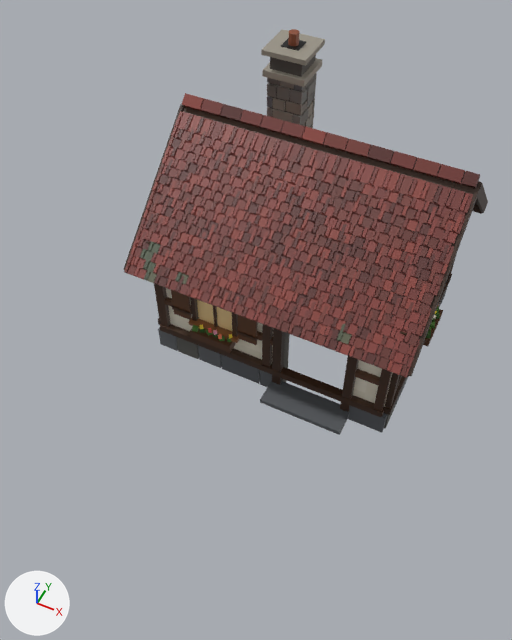
The glTF model assets/models/cottage-0.glb: old version first, new version second.
One viewpoint serves both versions: a 50 mm lens placed at (4.59, -12.36, 14.36), pointed at (-0.13, -2.91, 2.54). Lighting does not change. The marker at lower left points along +X, +Y and +Z. The first picture is the older version.

Names of what the first picture shows: 'cottage-0_shell' and 1 more.
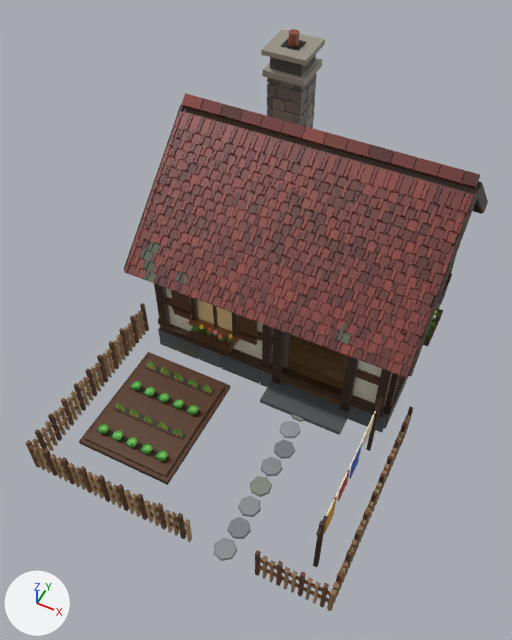
What differs and where, as boxes (x1, y1, x2, y2) in the pictures (512 x 640 px):
```json
{"object": "cottage-0_interior", "change": "added", "after": [26, 303, 413, 611], "on screen": "brown"}
```

Scene script edits in JSON lines:
```json
{"op": "add", "block": "mat_defaultmaterial_002", "code": ["mat_defaultmaterial_002 = bpy.data.materials.new('DefaultMaterial.002')", "mat_defaultmaterial_002.use_nodes = True; mat_defaultmaterial_002.node_tree.nodes.clear()", "_N = mat_defaultmaterial_002.node_tree.nodes; _L = mat_defaultmaterial_002.node_tree.links", "n0 = _N.new('ShaderNodeOutputMaterial'); n0.name = 'Material Output'", "n1 = _N.new('ShaderNodeBsdfPrincipled'); n1.name = 'Principled BSDF'", "n2 = _N.new('ShaderNodeVertexColor'); n2.name = 'Color Attribute'", "_L.new(n1.outputs[0], n0.inputs[0])  # 'BSDF' to 'Surface'", "_L.new(n2.outputs[0], n1.inputs[0])  # 'Color' to 'Base Color'"]}
{"op": "add", "block": "me_cottage_0_interior", "code": ["me_cottage_0_interior = bpy.data.meshes.new('cottage-0_interior')", "me_cottage_0_interior.from_pydata(...)  # 3940 vertices, 5962 faces; spans x -3.65..3.65, y -7.21..3.32, z 0.0..3.16", "me_cottage_0_interior.materials.append(mat_defaultmaterial_002)"]}
{"op": "add", "block": "ob_cottage_0_interior", "code": ["ob_cottage_0_interior = bpy.data.objects.new('cottage-0_interior', me_cottage_0_interior)", "ob_cottage_0_interior.location = (0.0, 0.0, 0.0)"]}
```
